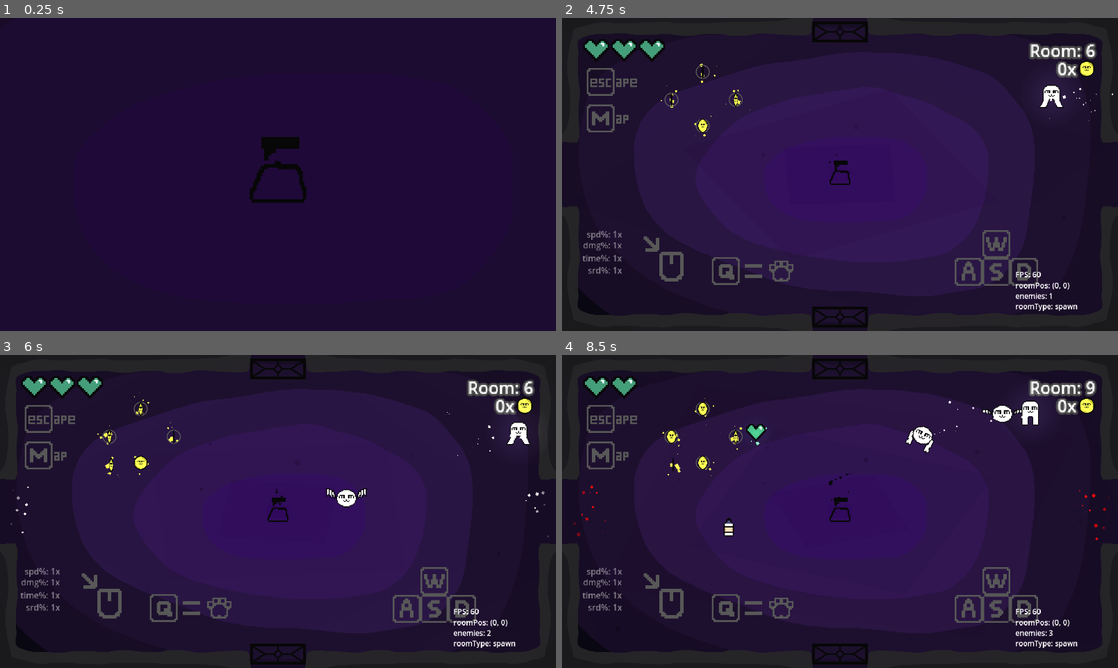
Above: before the commit, frames 1-4 (two rows, left to right).
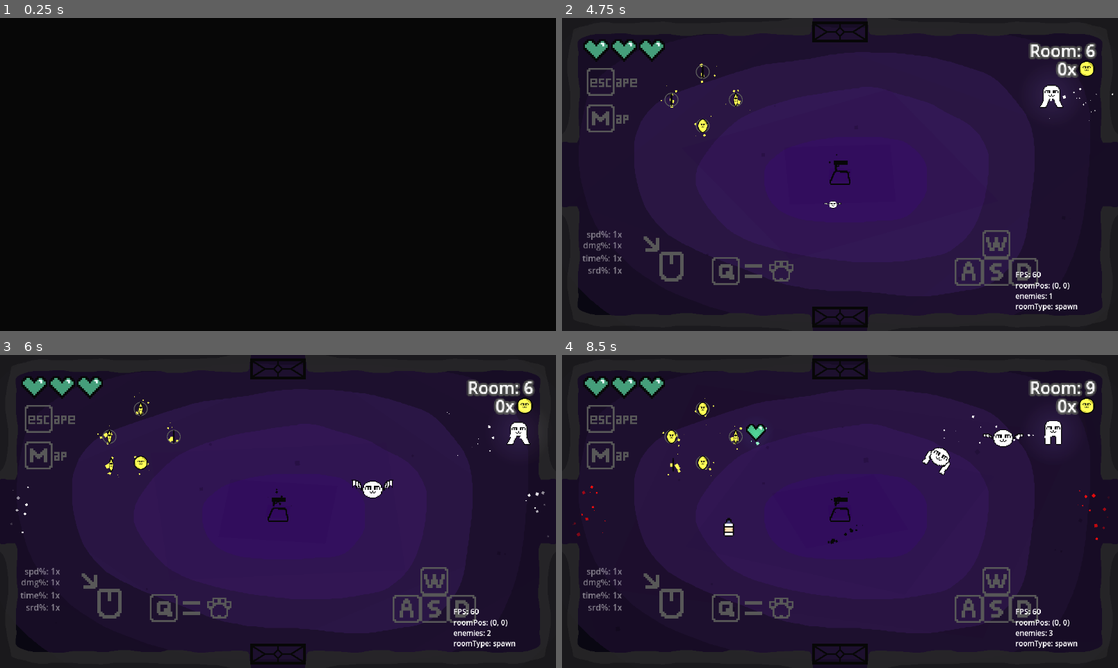
Above: after the commit, the same moments.

Repository: Jurgwem/roguelike
Game: Godot game, scene res://SCENES/game.tscn
The game is run twice, just before and just after one commit, with the same random seed, the same clock (stepped at 60 frames per second) and the same inputs. This scene is started directly instead of the project's main scene.
Inputs (mouse positions are in pixels of both pictures, inside the frame that each line leads up to):
- Up to frame 1 (0.25 s): no input
- Up to frame 2 (4.75 s): move the mouse to (962, 158) at 0.52 s; press the mouse at (962, 158) at 0.53 s; hold D (right) 0.53-2.03 s; tap Up (debugRoomUp) at 0.77, 1.52, 3.02, 3.77, 4.52 s; move the mouse to (728, 190) at 1.27 s; release the mouse at (728, 190) at 1.28 s; tap Q (unequip) at 1.35, 2.85, 4.35 s; move the mouse to (895, 105) at 2.02 s; press the mouse at (895, 105) at 2.03 s; hold A (left) 2.03-2.78 s; move the mouse to (812, 237) at 2.77 s; release the mouse at (812, 237) at 2.78 s; hold D (right) 2.78-4.28 s; move the mouse to (1006, 221) at 3.52 s; press the mouse at (1006, 221) at 3.53 s; tap B (debugBat) at 4.15 s; move the mouse to (673, 127) at 4.27 s; release the mouse at (673, 127) at 4.28 s; hold A (left) from 4.28 s (still down)
- Up to frame 3 (6 s): tap C (debugCoin) at 4.9 s; move the mouse to (305, 511) at 5.02 s; release A (left) at 5.03 s; press the mouse at (305, 511) at 5.03 s; hold D (right) 5.03-5.78 s; tap F (debugFroggit) at 5.65 s; move the mouse to (194, 433) at 5.77 s; release the mouse at (194, 433) at 5.78 s; hold A (left) from 5.78 s (still down); tap Q (unequip) at 5.85 s
- Up to frame 4 (8.5 s): tap Up (debugRoomUp) at 6.02, 6.77, 7.52 s; tap H (debugHealth) at 6.4 s; move the mouse to (962, 495) at 6.52 s; press the mouse at (962, 495) at 6.53 s; tap P (debugInvMan) at 7.15 s; move the mouse to (728, 527) at 7.27 s; release A (left) at 7.28 s; release the mouse at (728, 527) at 7.28 s; hold D (right) from 7.28 s (still down); tap Q (unequip) at 7.35 s; tap I (debugItem) at 7.9 s; move the mouse to (895, 442) at 8.02 s; press the mouse at (895, 442) at 8.03 s

The runs differ from the first frame. In frame 1, 99% of the frame differs, in the area x 0-100%, y 0-100%; in frame 2, less than 0.1%; in frame 3, 0.5%; in frame 4, 1.6%.

Commit message:
fxed map AGAIN, plus minor changes

Diff:
--- a/ENEMIES/bat.gd
+++ b/ENEMIES/bat.gd
@@ -6,6 +6,7 @@
 
 var batRess : Resource = load("res://ENEMIES/bat.tscn");
 
+var endName : String = "bat";
 var damping : Vector2 = Vector2(0.95, 0.95);
 const MAX_SPEED : float = 25;
 const KNOCKBACK : float = 12;
@@ -24,6 +25,7 @@
 	if !isBoss:
 		health *= gm.difficulty;
 	else:
+		endName = "Big Bat Boss";
 		health *= gm.difficulty * 12;
 		speed = 700;
 		damping = Vector2(0.97, 0.97);
--- a/ENEMIES/bat.tscn
+++ b/ENEMIES/bat.tscn
@@ -66,7 +66,7 @@
 [sub_resource type="CircleShape2D" id="CircleShape2D_b1rbs"]
 radius = 26.0
 
-[node name="Bat" type="CharacterBody2D" groups=["enemy"]]
+[node name="bat" type="CharacterBody2D" groups=["enemy"]]
 motion_mode = 1
 script = ExtResource("1_vghdj")
 
@@ -83,7 +83,7 @@
 shape = SubResource("CircleShape2D_i4gtp")
 
 [node name="diePart" type="GPUParticles2D" parent="."]
-z_index = -10
+z_index = 10
 emitting = false
 amount = 32
 process_material = SubResource("ParticleProcessMaterial_yaqw6")
--- a/ENEMIES/froggit.gd
+++ b/ENEMIES/froggit.gd
@@ -4,10 +4,11 @@
 @onready var player : Node2D = get_node("/root/game/player");
 @onready var spawnpoint : Node2D = get_node("/root/game/spawnCenter/spawnPoint");
 
+var endName : String = "froggit";
 const SPEED : float = 800.0;
 const DAMPING : Vector2 = Vector2(0.95, 0.95);
 const MAX_SPEED : float = 25;
-const KNOCKBACK : float = 12;
+const KNOCKBACK : float = 32;
 const GRAVITY : int = 1600;
 var hasSpawned : bool = false;
 var playedScale : bool = false;
@@ -32,6 +33,7 @@
 func _physics_process(delta: float) -> void:
 	color = lerp(modulate.g, 1.0, 3.2 * delta);
 	modulate = Color(1,color,color);
+	#modulate = Color(1,0,0);
 	if hasSpawned and !playedScale:
 		scale = lerp(scale, scale + Vector2(0.5, 0.5), 8 * delta);
 		if scale >= Vector2(1 * gm.enemyScale, 1 * gm.enemyScale):
@@ -45,7 +47,8 @@
 			$AnimatedSprite2D.rotation = 0;
 			$AnimatedSprite2D.frame = 0;
 		if (health >= 1):
-			if is_on_floor() and (velocity.x < MAX_SPEED and velocity.y < MAX_SPEED) and (velocity.x > (MAX_SPEED * -1) and velocity.y > (MAX_SPEED * -1)):
+			#if is_on_floor() and (velocity.x < MAX_SPEED and velocity.y < MAX_SPEED) and (velocity.x > (MAX_SPEED * -1) and velocity.y > (MAX_SPEED * -1)):
+			if is_on_floor() and velocity.y <= 4:
 				if jumpTimer > 1:
 					jumpTimer = randf();
 					var distance_vector : Vector2 = player.global_position - global_position;
--- a/ENEMIES/froggit.tscn
+++ b/ENEMIES/froggit.tscn
@@ -50,7 +50,7 @@
 scale_curve = SubResource("CurveTexture_heyrx")
 
 [sub_resource type="CircleShape2D" id="CircleShape2D_j3etb"]
-radius = 26.0
+radius = 31.0
 
 [node name="froggit" type="CharacterBody2D" groups=["enemy"]]
 script = ExtResource("1_txm8o")
@@ -66,7 +66,7 @@
 shape = SubResource("CircleShape2D_02qbh")
 
 [node name="diePart" type="GPUParticles2D" parent="."]
-z_index = -10
+z_index = 10
 emitting = false
 amount = 32
 process_material = SubResource("ParticleProcessMaterial_l6nc4")
--- a/ENEMIES/inv_man.gd
+++ b/ENEMIES/inv_man.gd
@@ -4,6 +4,7 @@
 @onready var player : Node2D = get_node("/root/game/player");
 @onready var spawnpoint : Node2D = get_node("/root/game/spawnCenter/spawnPoint");
 
+var endName : String = "jeffrey";
 const SPEED : float = 100.0;
 const DAMPING : Vector2 = Vector2(0.95, 0.95);
 const MAX_SPEED : float = 300;
--- a/ENEMIES/inv_man.tscn
+++ b/ENEMIES/inv_man.tscn
@@ -58,7 +58,7 @@
 [sub_resource type="CircleShape2D" id="CircleShape2D_3dou5"]
 radius = 26.0
 
-[node name="invMan" type="CharacterBody2D" groups=["enemy"]]
+[node name="jeffrey" type="CharacterBody2D" groups=["enemy"]]
 motion_mode = 1
 script = ExtResource("1_ht63c")
 
@@ -73,7 +73,7 @@
 shape = SubResource("CircleShape2D_nuf7d")
 
 [node name="diePart" type="GPUParticles2D" parent="."]
-z_index = -10
+z_index = 10
 emitting = false
 amount = 32
 process_material = SubResource("ParticleProcessMaterial_j65ki")
--- a/LOOT/health_up.gd
+++ b/LOOT/health_up.gd
@@ -46,7 +46,7 @@
 
 	if body.name == "player" and !collected and isBought:
 		gm.health += 1;
-		gm.updateHealth();
+		gm.updateHealth(self.name);
 		collected = true;
 		print("collected health! ", gm.health)
 	pass # Replace with function body.
--- a/SCENES/game.tscn
+++ b/SCENES/game.tscn
@@ -176,7 +176,7 @@
 scale_curve = SubResource("CurveTexture_mdomo")
 
 [sub_resource type="CircleShape2D" id="CircleShape2D_8ak5i"]
-radius = 11.1339
+radius = 13.2112
 
 [sub_resource type="Curve" id="Curve_fk5j8"]
 _data = [Vector2(0, 0), 0.0, 0.0, 0, 0, Vector2(0.253333, 1), 0.0, 0.0, 0, 0, Vector2(0.746667, 1), 0.0, 0.0, 0, 0, Vector2(1, 0), 0.0, 0.0, 0, 0]
@@ -644,7 +644,7 @@
 [node name="hitBox" type="Area2D" parent="player"]
 
 [node name="CollisionShape2D" type="CollisionShape2D" parent="player/hitBox"]
-position = Vector2(-0.5, 6)
+position = Vector2(-0.529592, 5.82544)
 shape = SubResource("CircleShape2D_8ak5i")
 
 [node name="status" type="Node2D" parent="player"]
@@ -1083,7 +1083,6 @@
 [node name="roomContainer" type="Node2D" parent="."]
 
 [node name="overlay" type="Sprite2D" parent="."]
-visible = false
 z_index = 100
 position = Vector2(2.00001, -2.49999)
 scale = Vector2(41.5625, 22.6094)
--- a/SCENES/start.tscn
+++ b/SCENES/start.tscn
@@ -77,6 +77,7 @@
 
 [sub_resource type="LabelSettings" id="LabelSettings_cm0ib"]
 line_spacing = -4.0
+font_size = 12
 
 [sub_resource type="Gradient" id="Gradient_w2a7c"]
 
@@ -87,10 +88,11 @@
 background_mode = 3
 tonemap_white = 10.94
 glow_enabled = true
-glow_levels/1 = 0.1
-glow_levels/2 = 0.54
-glow_levels/3 = 0.0
-glow_levels/5 = 0.03
+glow_levels/1 = 12.0
+glow_levels/2 = 8.0
+glow_levels/3 = 4.0
+glow_levels/4 = 1.0
+glow_levels/5 = 0.0
 glow_normalized = true
 glow_intensity = 0.25
 glow_strength = 2.0
@@ -133,8 +135,8 @@
 anim_speed_max = 6.31
 
 [sub_resource type="Gradient" id="Gradient_2q011"]
-offsets = PackedFloat32Array(0, 0.409836, 1)
-colors = PackedColorArray(0.783213, 0.659884, 1, 1, 0.548226, 0.351036, 0.999997, 1, 0, 0, 0, 1)
+offsets = PackedFloat32Array(0, 0.540984, 1)
+colors = PackedColorArray(0.783213, 0.659884, 1, 1, 0.554379, 0.366085, 0.999998, 1, 0, 0, 0, 1)
 
 [sub_resource type="GradientTexture1D" id="GradientTexture1D_k0fnn"]
 gradient = SubResource("Gradient_2q011")
@@ -242,12 +244,14 @@
 [node name="build_watermark" type="Label" parent="startButton"]
 modulate = Color(1, 1, 1, 0.196078)
 z_index = 90
-offset_top = 32.0
+offset_top = 27.0
 offset_right = 213.0
-offset_bottom = 74.0
+offset_bottom = 107.0
 scale = Vector2(0.420684, 0.420684)
-text = "proto-3
-27-01-2025"
+text = "art-test
+alpha-2
+29-01-2025
+@Jurgwem"
 label_settings = SubResource("LabelSettings_cm0ib")
 horizontal_alignment = 2
 
--- a/SCRIPTS/camera.gd
+++ b/SCRIPTS/camera.gd
@@ -52,7 +52,7 @@
 			$dustMap.visible = true;
 			$Dust.visible = false;
 			$bg.visible = false;
-			position = gm.roomPos / 2;
+			position = (gm.lowestCam + gm.highestCam) / 2;
 			zoom = lerp(zoom, Vector2(0.5 / player.camZoom, 0.5 / player.camZoom), mapSpeed * delta);
 		else:
 			$dustMap.visible = false;
--- a/SCRIPTS/door.gd
+++ b/SCRIPTS/door.gd
@@ -44,7 +44,7 @@
 			#await get_tree().create_timer(randf()).timeout
 			var willDespawn :float = randf();	#chance calculation
 			chance = willDespawn;
-			print(dRot, " - ", chance)
+			#print(dRot, " - ", chance)
 			hasRun = true;
 
 		#keepRunnig = make sure it finished despawning, fallback = continue if chance or raycasts start but not continue
--- a/SCRIPTS/game_manager.gd
+++ b/SCRIPTS/game_manager.gd
@@ -10,6 +10,7 @@
 
 var timer : float = 0.0;
 
+#I DONT REMBER
 var roomType : String = "spawn";
 var roomPos : Vector2 = Vector2(0, 0);
 var doorDirection : String = "none";
@@ -22,21 +23,28 @@
 var isDev : bool = true;
 var enemyCount : int = 1;
 var randomDoor : int = 0;
+
+#CAMERA
+var lowestCam : Vector2 = Vector2(0, 0);
+var highestCam : Vector2 = Vector2(0, 0);
+
+#GAMEPLAY
 var currentAmmo : int = 0;
 var maxAmmo : int = 0;
 var health : int = 3;
 var isDead : bool = false;
-
 var roomCount : int = 1;
 var coins : int = 0;
 var weapon : String= " ";
 
+#LEVELING
 var isBossRoom : bool = false;
 var bossText : bool = false;
 var timerBoss : float = 0.0;
 var difficulty : float = 1;
 var enemyScale : float= 1;
 
+#INTRO
 var playedFadeIn : bool = false;
 var fadeSpeed : float = 0.7;
 
@@ -48,35 +56,36 @@
 	status_head.text = " ";
 	status_head.scale.x = 0;
 	$UI.visible = false;
-	updateHealth();
+	updateHealth("init");
 	roomPos = static_body_2d.position;
 	playedFadeIn = true;
 	finishedTransitionFade.emit();
 	if !isDev:
 		await get_tree().create_timer(3.1).timeout;
 		status_head.text = "again?";
-		status_body.text = "already?";
+		status_body.text = "not the furry dungeon";
 		await get_tree().create_timer(2.0).timeout;
 	$UI.visible = true;
 	await get_tree().create_timer(3).timeout;
 	enemyCount -= 1;
 	pass # Replace with function body.
 
-func die() -> void:
+func die(name : String) -> void:
 	isDead = true;
 	$"../player/status".scale *= 2;
 	$"../player/status".position.x += -100;
 	status_body.rotation_degrees = -90;
 	status_head.position.x += -32;
 	status_head.rotation_degrees = -90;
+
 	status_head.text = "You died!";
-	status_body.text = str("You got into ", roomCount, " rooms");
+	status_body.text = str("You got into ", roomCount, " rooms\n", "died from ", name);
 	timer = -5;
 	await get_tree().create_timer(8).timeout;
 	print("quit?");
 	pass
 
-func updateHealth() -> void:
+func updateHealth(name : String) -> void:
 	for element : Node2D in get_tree().get_nodes_in_group("heartUI"):
 		element.queue_free();
 	for i : int in health:
@@ -84,7 +93,7 @@
 		heartUI.global_position += Vector2(i * 64, 0);
 		$UI/healthPos.add_child(heartUI);
 	if health <= 0 and !isDead:
-		die();
+		die(name);
 	pass
 
 # Called every frame. 'delta' is the elapsed time since the previous frame.
@@ -142,6 +151,9 @@
 	if isDev and Input.is_action_just_pressed("debugRoomDown"):
 		roomCount -= 1;
 
+	if isDead:
+		$"../player/status".global_position = roomPos;
+
 	$UI/RoomCounter.text = str("Room: ", roomCount);
 	$UI/mod/speedMod.text = str("spd%: ", snapped(player.speedMod, 0.01), "x");
 	$UI/mod/damageMod.text = str("dmg%: ", snapped(player.damageMod, 0.01), "x");
--- a/SCRIPTS/gen_room.gd
+++ b/SCRIPTS/gen_room.gd
@@ -22,7 +22,7 @@
 	var translation : Array = ["up", "right", "down", "left"];
 	var doorInstance : Node = door.instantiate();
 	get_parent().add_child(doorInstance);
-	print("n = ", gm.doorCounter, "; trans: ", translation[gm.doorCounter])
+	#print("n = ", gm.doorCounter, "; trans: ", translation[gm.doorCounter])
 	if gm.doorCounter <= 2:
 		gm.doorCounter+=1;
 	else:
--- a/SCRIPTS/player.gd
+++ b/SCRIPTS/player.gd
@@ -19,6 +19,7 @@
 var isReloading : bool = false;
 var isOnCooldown : bool = false;
 var shooting : bool = false;
+var hittable : bool = true;
 
 #UPGRADABLE
 var speedMod : float = 1;
@@ -53,8 +54,14 @@
 		$mapPart.visible = false;
 		$mapPart.emitting = false;
 
-	var color : float = lerp(modulate.g, 1.0, 3.2 * _delta);
-	modulate = Color(1,color,color);
+
+	if modulate != Color(1, 1, 1):
+		var color : float = lerp(modulate.g, 1.0, 3.2 * _delta);
+		modulate = Color(1,color,color);
+		if modulate.b > 0.9:
+			hittable = true;
+			modulate = Color(1, 1, 1)
+			print("finished color");
 
 	if canMove and !gm.isDead:
 		if Input.is_action_just_pressed("map") and gm.enemyCount == 0:
@@ -69,6 +76,7 @@
 					else:
 						camZoom = tmpY;
 				print("zoom: ", camZoom);
+				print("map Pos: ", (gm.lowestCam + gm.highestCam) / 2);
 				#if zoom != 0:
 				#camera.zoom = Vector2(0.5 / zoom, 0.5 / zoom)
 				#else:
@@ -77,40 +85,46 @@
 			#	camera.zoom = Vector2(1, 1);
 				devCamDisabled.emit();
 
-		if Input.is_action_just_pressed("debugCoin") and gm.isDev:
-			var coin : Node2D = load("res://LOOT/coin.tscn").instantiate();
-			coin.position = get_global_mouse_position();
-			$"..".add_child(coin);
-
-		if Input.is_action_just_pressed("debugUpgrade") and gm.isDev:
-			var upgrade : Node2D = load("res://LOOT/upgrade.tscn").instantiate();
-			upgrade.position = get_global_mouse_position();
-			$"..".add_child(upgrade);
-
-		if Input.is_action_just_pressed("debugHealth") and gm.isDev:
-			var health : Node2D = load("res://LOOT/health_up.tscn").instantiate();
-			health.position = get_global_mouse_position();
-			$"..".add_child(health);
-
-		if Input.is_action_just_pressed("debugItem") and gm.isDev:
-			var item : Node2D = load("res://LOOT/basic_item.tscn").instantiate();
-			item.position = get_global_mouse_position();
-			$"..".add_child(item);
-
-		if Input.is_action_just_pressed("debugBat") and gm.isDev:
-			var bat : Node2D = load("res://ENEMIES/bat.tscn").instantiate();
-			bat.position = get_global_mouse_position();
-			$"..".add_child(bat);
-
-		if Input.is_action_just_pressed("debugInvMan") and gm.isDev:
-			var man : Node2D = load("res://ENEMIES/inv_man.tscn").instantiate();
-			man.position = get_global_mouse_position();
-			$"..".add_child(man);
-
-		if Input.is_action_just_pressed("debugFroggit") and gm.isDev:
-			var froggit : Node2D = load("res://ENEMIES/froggit.tscn").instantiate();
-			froggit.position = get_global_mouse_position();
-			$"..".add_child(froggit);
+		#DEBUG
+		if gm.isDev:
+			if Input.is_action_just_pressed("debugCoin"):
+				var coin : Node2D = load("res://LOOT/coin.tscn").instantiate();
+				coin.position = get_global_mouse_position();
+				$"..".add_child(coin);
+
+			if Input.is_action_just_pressed("debugUpgrade"):
+				var upgrade : Node2D = load("res://LOOT/upgrade.tscn").instantiate();
+				upgrade.position = get_global_mouse_position();
+				$"..".add_child(upgrade);
+
+			if Input.is_action_just_pressed("debugHealth"):
+				var health : Node2D = load("res://LOOT/health_up.tscn").instantiate();
+				health.position = get_global_mouse_position();
+				$"..".add_child(health);
+
+			if Input.is_action_just_pressed("debugItem"):
+				var item : Node2D = load("res://LOOT/basic_item.tscn").instantiate();
+				item.position = get_global_mouse_position();
+				$"..".add_child(item);
+
+			if Input.is_action_just_pressed("debugBat"):
+				var bat : Node2D = load("res://ENEMIES/bat.tscn").instantiate();
+				bat.position = get_global_mouse_position();
+				$"..".add_child(bat);
+
+			if Input.is_action_just_pressed("debugInvMan"):
+				var man : Node2D = load("res://ENEMIES/inv_man.tscn").instantiate();
+				man.position = get_global_mouse_position();
+				$"..".add_child(man);
+
+			if Input.is_action_just_pressed("debugFroggit"):
+				var froggit : Node2D = load("res://ENEMIES/froggit.tscn").instantiate();
+				froggit.position = get_global_mouse_position();
+				$"..".add_child(froggit);
+
+			if Input.is_action_just_pressed("debugHurt"):
+				gm.health -= 1;
+				gm.updateHealth(gm.name);
 
 		#NORMAL GAME INPUTS
 
@@ -176,14 +190,16 @@
 func _on_hit_box_body_entered(body: Node2D) -> void:
 	if body.is_in_group("enemy"):
 		if body.health >= 1:
-			if !gm.isDead:
+			if !gm.isDead and hittable:
 				modulate = Color(1,0.25,0.25);
 			var distance_vector_player : Vector2 = global_position - body.global_position;
 			xvel = distance_vector_player.x * KNOCKBACK;
 			yvel = distance_vector_player.y * KNOCKBACK;
 			body.velocity = distance_vector_player * -1 * (KNOCKBACK/2);
-			gm.health -= 1;
-			gm.updateHealth();
+			if hittable:
+				hittable = false;
+				gm.health -= 1;
+				gm.updateHealth(body.endName);
 			#velocity = distance_vector.normalized() * (knockback * 100);
 			#move_and_slide()
 	pass # Replace with function body.
--- a/SCRIPTS/room.gd
+++ b/SCRIPTS/room.gd
@@ -168,9 +168,15 @@
 		else:
 			y = gm.roomPos.y - gm.vert;
 	print("gm: ", gm.roomPos);
-	print("own Pos: ", Vector2(x, y));
+	#print("own Pos: ", Vector2(x, y));
 	#global_position = Vector2(x, y);
 	global_position = gm.roomPos;
+	if global_position > gm.highestCam:
+		gm.highestCam = global_position;
+	if global_position < gm.lowestCam:
+		gm.lowestCam = global_position;
+	print("Highest: ", gm.highestCam);
+	print("Lowest: ", gm.lowestCam);
 	init = true;
 
 	#BAT SPAWN COUNT
@@ -179,7 +185,7 @@
 		batCount = floor(gm.roomCount * 0.6);
 	else:
 		batCount = 6;
-	if gm.roomCount > 10 and gm.roomCount < 20:
+	if gm.roomCount > 10 and gm.roomCount < 18:
 		batCount = 4;
 
 	#INV MAN SPAWN COUNT
@@ -189,6 +195,8 @@
 			invCount = 5;
 		else:
 			invCount = floor(gm.roomCount * 0.2);
+		#if gm.roomCount <= 22:
+			#invCount = 5;
 
 	#FROGGIT SPAWN COUNT
 	var froggitCount : int = 0;
--- a/project.godot
+++ b/project.godot
@@ -134,6 +134,11 @@
 "events": [Object(InputEventKey,"resource_local_to_scene":false,"resource_name":"","device":-1,"window_id":0,"alt_press …(192 unchanged characters)…
 ]
 }
+debugHurt={
+"deadzone": 0.5,
+"events": [Object(InputEventKey,"resource_local_to_scene":false,"resource_name":"","device":-1,"window_id":0,"alt_pressed":false,"shift_pressed":false,"ctrl_pressed":false,"meta_pressed":false,"pressed":false,"keycode":0,"physical_keycode":71,"key_label":0,"unicode":103,"location":0,"echo":false,"script":null)
+]
+}
 
 [rendering]
 
Binary file added: UI/title.aseprite
Binary file changed: UI/title.png
